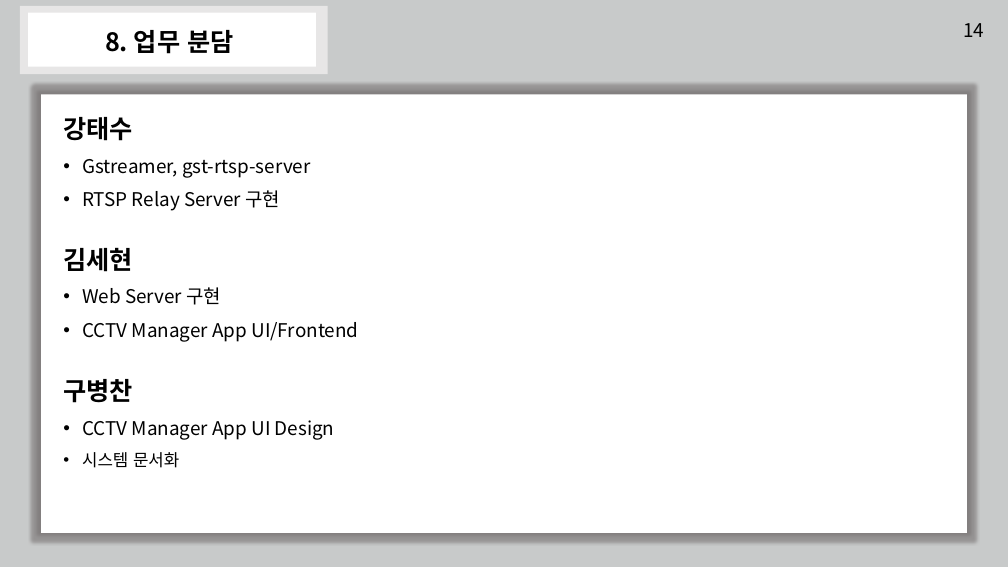
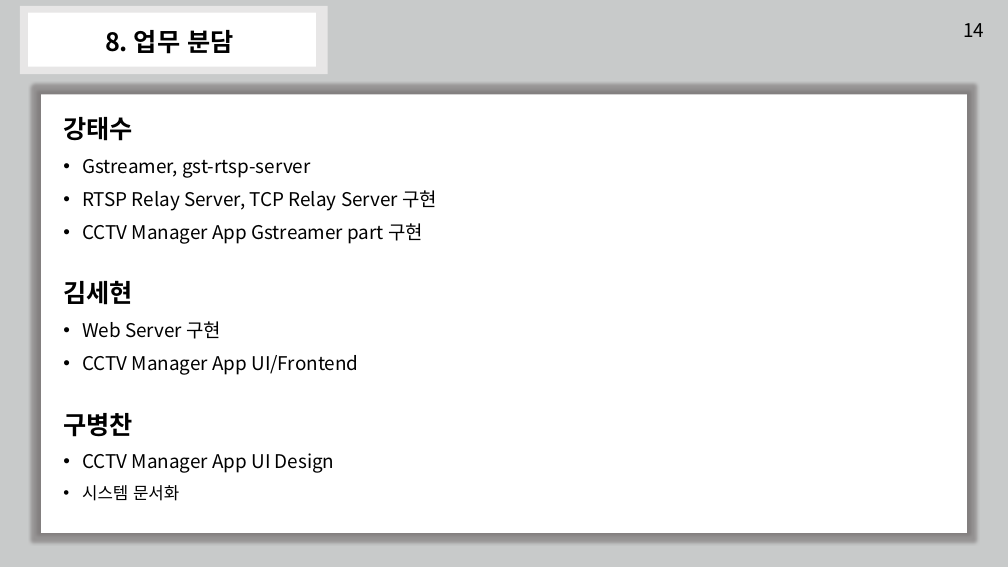
Before and after one commit to TeamGym/CapstonDesign2022-A, a slide deck: slide 22 of Documentation/종합설계_2차_설계서_발표.pptx (slide 21 before the commit). Drawn at 1008x567 pixels with LibreOffice and Linux fonts; fonts in the diff are those of the drawing. Boxes give left, top, right and bottom in pixels: in the first picture for what was removed or moved away, otherwise in the second. Text is boxed around its words. In the diff, an @@ line names an element or a change of style, - is before the commit and + after.

Commit message:
Update ppt

```diff
--- a/Documentation/종합설계_2차_설계서_발표.pptx
+++ b/Documentation/종합설계_2차_설계서_발표.pptx
@@ text at bbox=[82, 190, 438, 244]: text changed @@
-• RTSP Relay Server 구현
+• RTSP Relay Server, TCP Relay Server 구현
+• CCTV Manager App Gstreamer part 구현
```
Also in this commit, not shown: 1 slide added.
